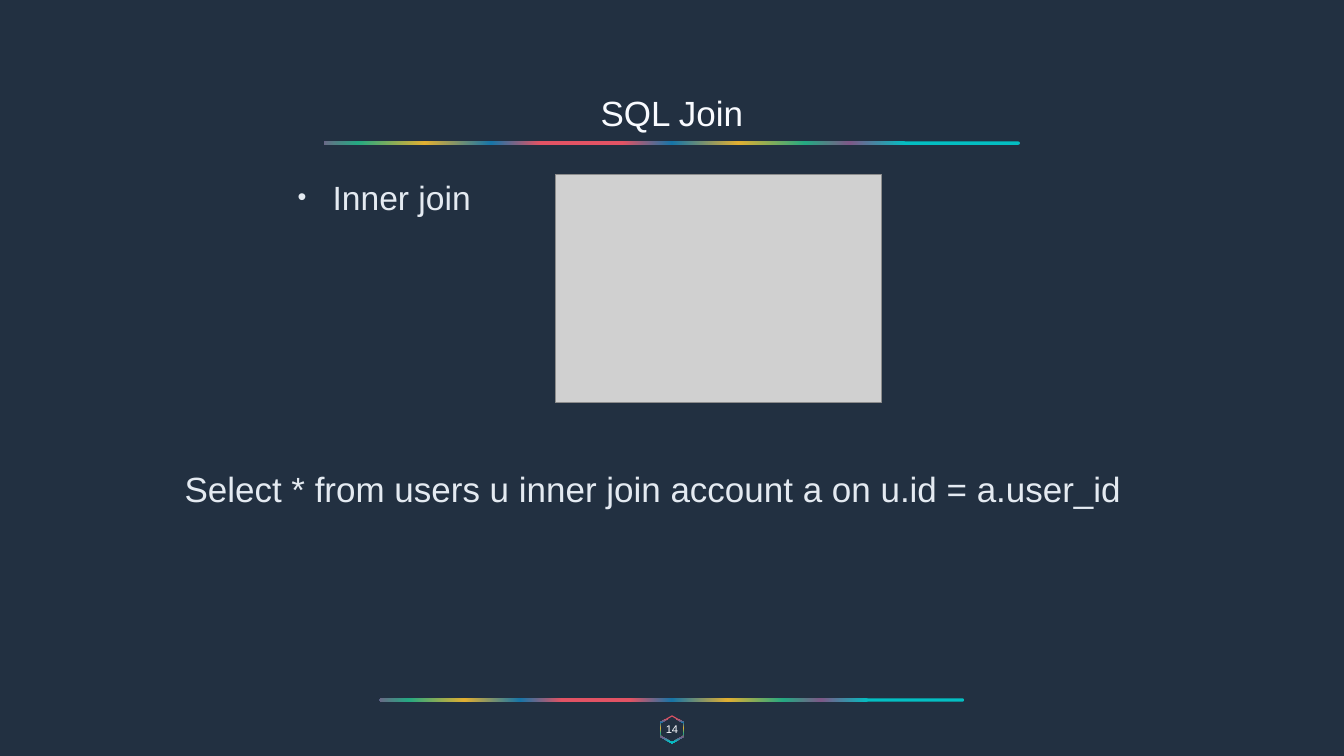
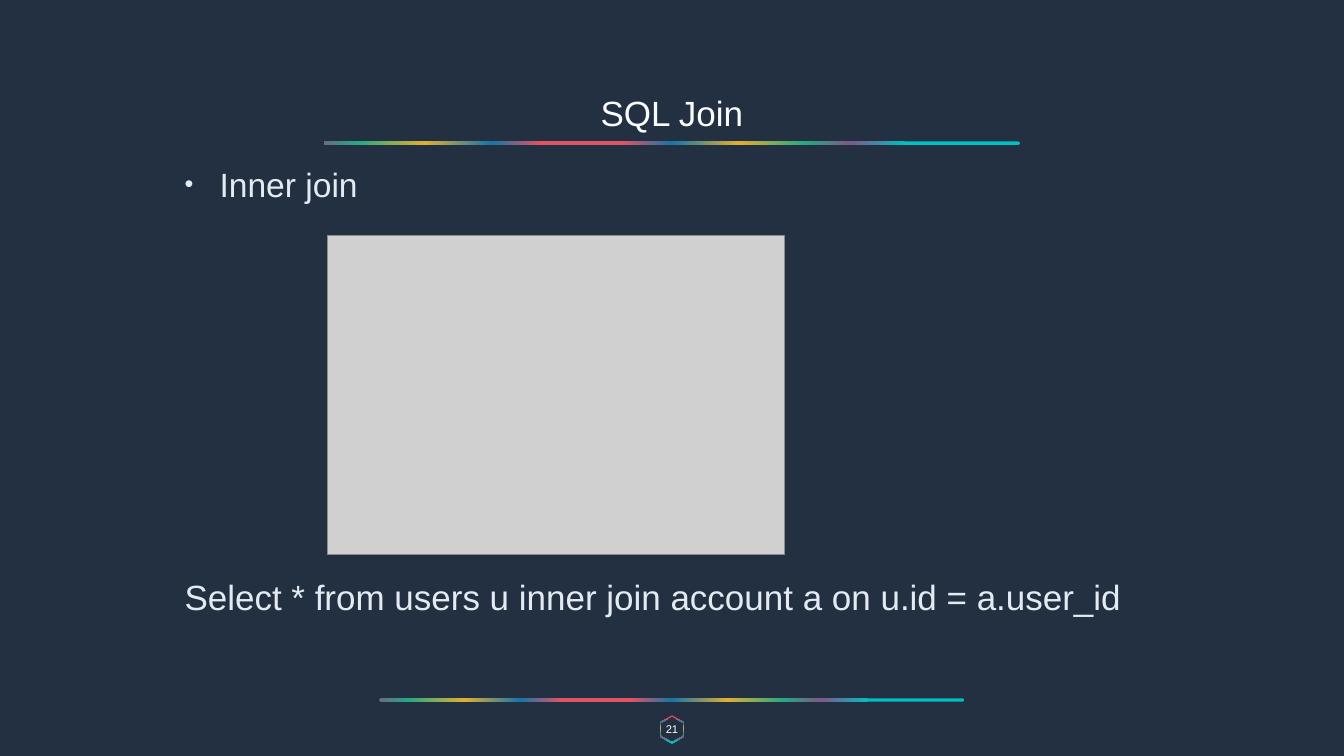
Before and after one commit to overtureLLC/java-spring-material, a slide deck: slide 21 of Warmup/warmup.pptx (slide 14 before the commit). Drawn at 1344x756 pixels with LibreOffice and Linux fonts; fonts in the diff are those of the drawing; grey boxes stand for pictures. Boxes give left, top, right and bottom in pixels: in the first picture for what was removed or moved away, otherwise in the second. Text is boxed around its words. In the diff, an @@ line names an element or a change of style, - is before the commit and + after.

```diff
--- a/Warmup/warmup.pptx
+++ b/Warmup/warmup.pptx
@@ text "Inner join": place and size @@
-text "Inner join" at box(333, 185, 470, 216)
+text "Inner join" at box(220, 172, 357, 203)
@@ picture: place and size @@
-picture at box(555, 174, 881, 403)
+picture at box(328, 235, 784, 554)
@@ text "Select * from users u ...": place and size @@
-text "Select * from users u ..." at box(185, 476, 1121, 509)
+text "Select * from users u ..." at box(185, 584, 1121, 617)
@@ page number at box(666, 725, 678, 733): text changed @@
-14
+21
```
Also in this commit, not shown: 19 other slides changed, 14 slides added, 4 slides removed.
